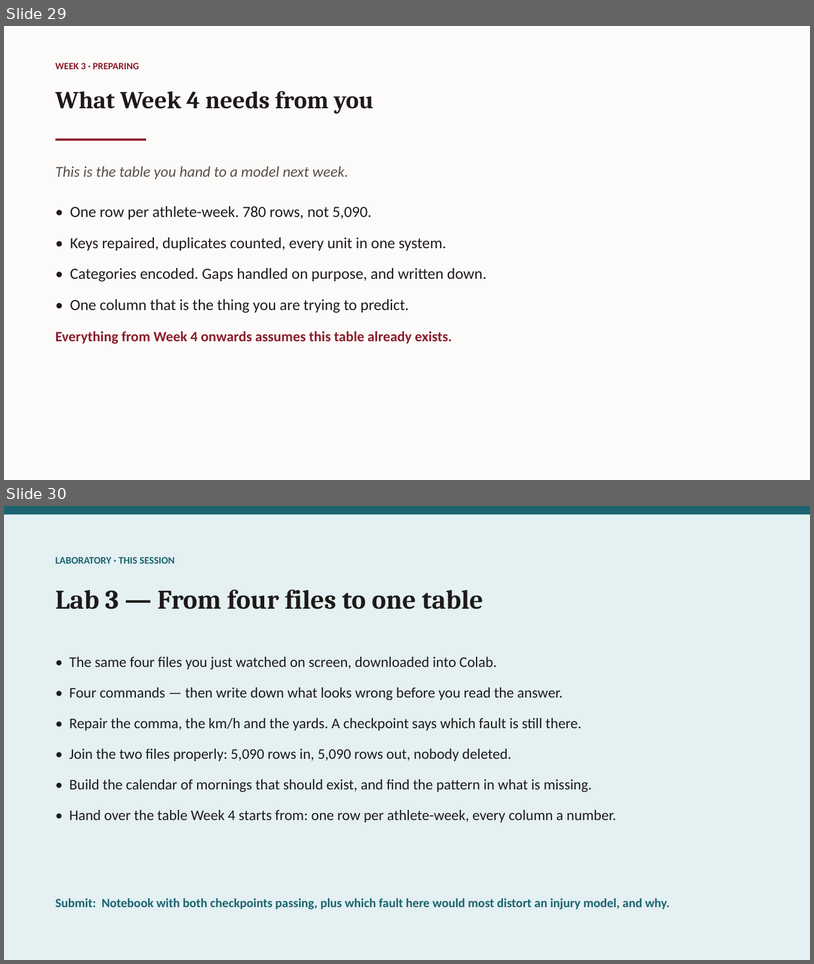
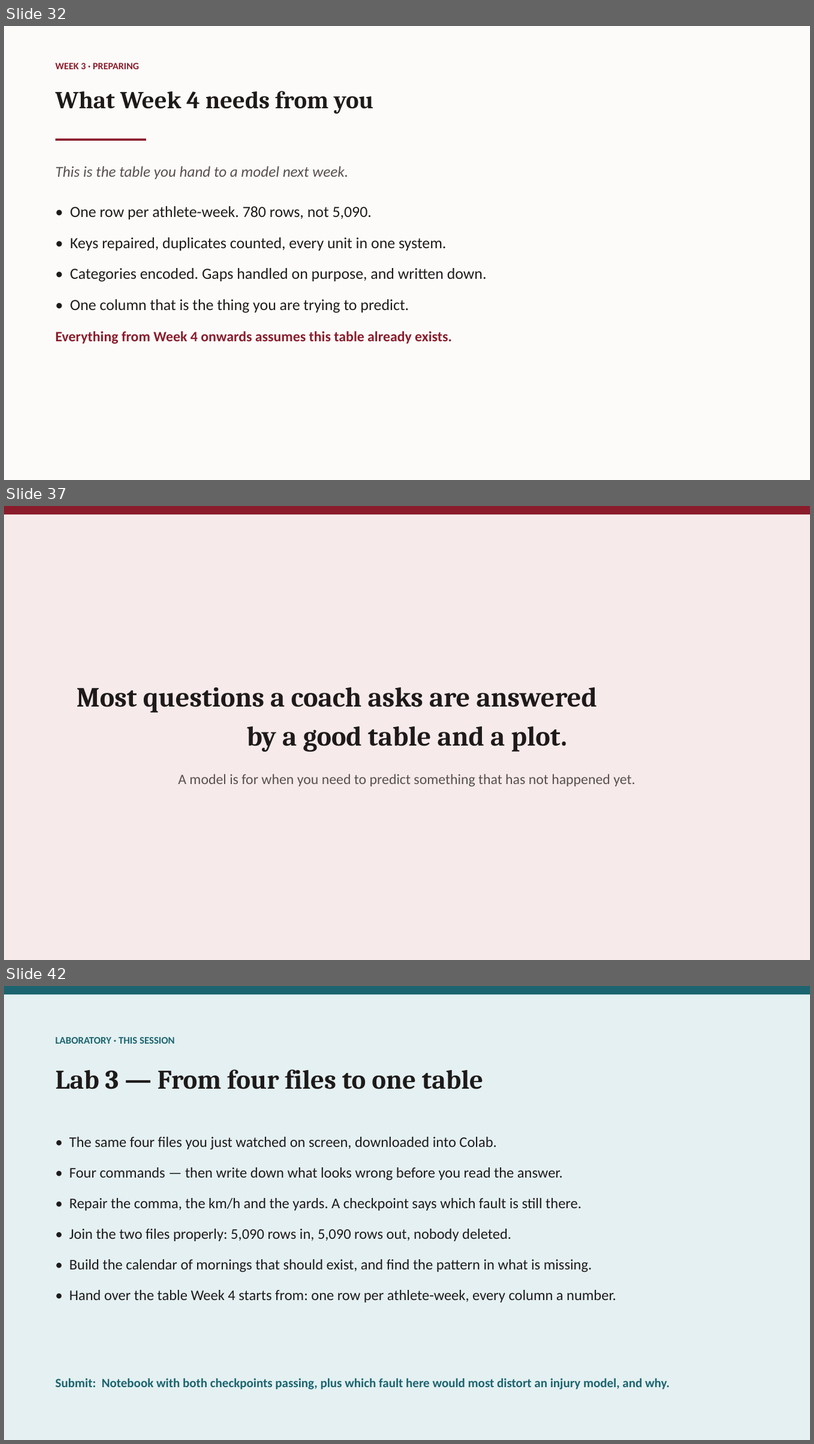
Before and after one commit to galipaydin/pes3850, a slide deck: lectures/week03/slides.pptx. Shown one above the other, each under a label of ours: slides 29 and 30 before the commit, slides 32, 37 and 42 after it; the slides between them are not shown. The pictures are 814x964 and 814x1444 pixels, drawn with LibreOffice and Linux fonts; fonts in the diff are those of the drawing. Boxes give left, top, right and bottom in pixels: in the first picture for what was removed or moved away, otherwise in the second. Text is boxed around its words. In the diff, an @@ line names an element or a change of style, - is before the commit and + after.

```diff
--- a/lectures/week03/slides.pptx
+++ b/lectures/week03/slides.pptx
@@ slide 37 added at [4,506,810,960], background #F6EAEA @@
@@ rectangle added at [4,506,810,514], fill #8A1C2B @@
@@ text added at [77,687,635,786], 17 pt, text #57504D @@
+Most questions a coach asks are answered
+by a good table and a plot.
+A model is for when you need to predict something that has not happened yet.
@@ what was slide 29 is now slide 32 @@
@@ what was slide 30 is now slide 42 @@
```
Also in this commit, not shown: 11 other slides added, 1 other file.
